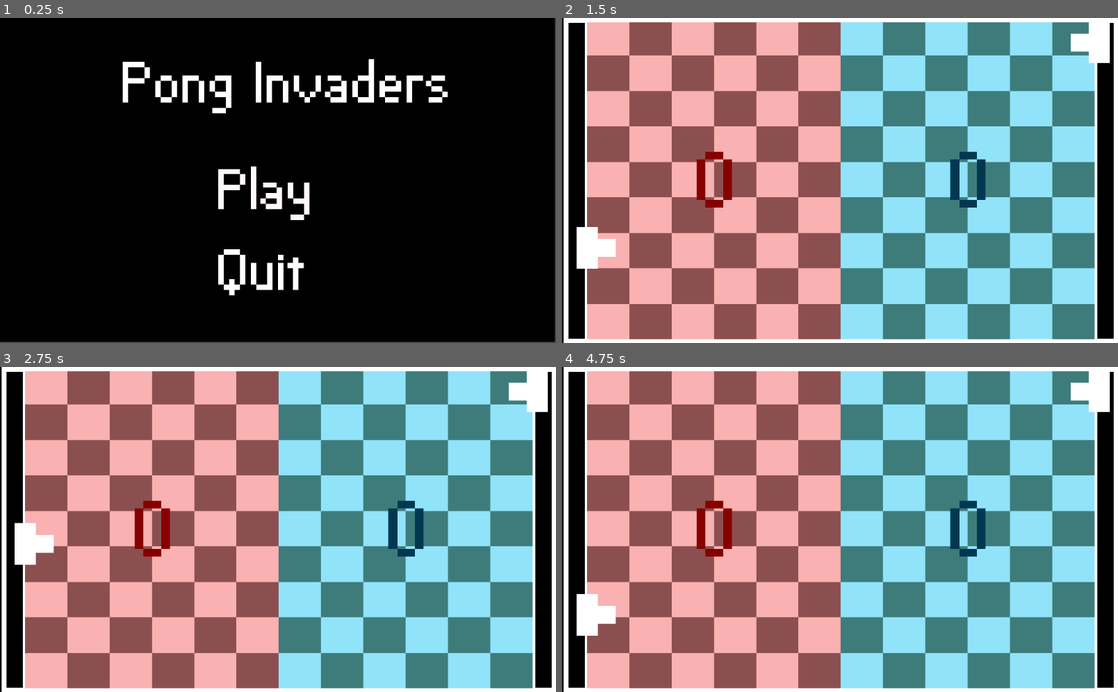
Above: before the commit, frames 1-4 (two rows, left to right).
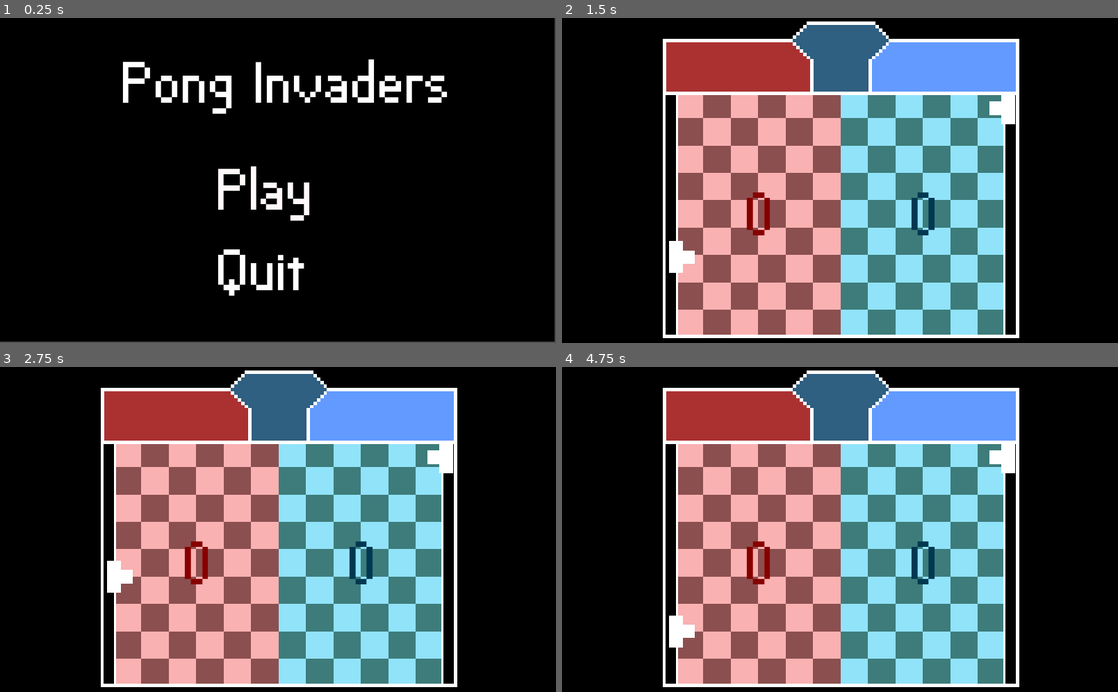
Above: after the commit, the same moments.

Repository: Raelr/dd-pong-invaders
Game: Godot game, scene res://scenes/Main.tscn
Same seed, same stepped clock (60 frames per second), same inputs: the game is played once before the commit and once after it.
Inputs (mouse positions are in pixels of both pictures, inside the frame that each line leads up to):
- Up to frame 1 (0.25 s): no input
- Up to frame 2 (1.5 s): tap Enter at 0.5 s; move the mouse to (828, 193) at 0.52 s; hold W 0.53-1.28 s; click (828, 193) at 0.6 s; move the mouse to (728, 196) at 1.27 s; hold S from 1.28 s (still down); tap E at 1.35 s
- Up to frame 3 (2.75 s): move the mouse to (333, 458) at 2.02 s; release S at 2.03 s; hold W from 2.03 s (still down); hold O from 2.03 s (still down)
- Up to frame 4 (4.75 s): move the mouse to (812, 594) at 2.77 s; release O at 2.78 s; tap F at 2.85 s; click (812, 594) at 2.92 s; move the mouse to (1006, 578) at 3.52 s; release W at 3.53 s; hold H 3.53-4.28 s; hold S from 3.53 s (still down); move the mouse to (673, 480) at 4.27 s; tap I at 4.35 s

The runs differ from the first frame. In frame 1, 1.4% of the frame differs, in the area x 0-100%, y 0-100%; in frame 2, 75%; in frame 3, 75%; in frame 4, 75%.

Commit message:
Got stun timer working and added new UI

Diff:
--- a/project.godot
+++ b/project.godot
@@ -19,6 +19,11 @@
 run/main_scene="res://scenes/Main.tscn"
 config/icon="res://icon.png"
 
+[display]
+
+window/stretch/mode="2d"
+window/stretch/aspect="keep"
+
 [input]
 
 fire={
--- a/scenes/Arena.tscn
+++ b/scenes/Arena.tscn
@@ -1,9 +1,10 @@
-[gd_scene load_steps=6 format=2]
+[gd_scene load_steps=7 format=2]
 
 [ext_resource path="res://scenes/TileHalf.tscn" type="PackedScene" id=1]
 [ext_resource path="res://sprites/ArenaOutline.png" type="Texture" id=2]
 [ext_resource path="res://scenes/ArenaManager.gd" type="Script" id=3]
 [ext_resource path="res://fonts/VPPixel-Simplified.otf" type="DynamicFontData" id=4]
+[ext_resource path="res://sprites/ScoreBoard.png" type="Texture" id=5]
 
 [sub_resource type="DynamicFont" id=1]
 size = 100
@@ -11,10 +12,6 @@
 
 [node name="Arena" type="Node2D"]
 script = ExtResource( 3 )
-
-[node name="ArenaOutline" type="Sprite" parent="."]
-scale = Vector2( 3.03, 3.055 )
-texture = ExtResource( 2 )
 
 [node name="TileHalfRight" parent="." instance=ExtResource( 1 )]
 position = Vector2( 143.451, 0 )
@@ -51,3 +48,12 @@
 __meta__ = {
 "_edit_use_anchors_": false
 }
+
+[node name="ArenaOutline" type="Sprite" parent="."]
+scale = Vector2( 3, 3 )
+texture = ExtResource( 2 )
+
+[node name="ScoreBoard" type="Sprite" parent="."]
+position = Vector2( 0.33181, -274.197 )
+scale = Vector2( 3, 3 )
+texture = ExtResource( 5 )
--- a/scenes/Main.tscn
+++ b/scenes/Main.tscn
@@ -12,6 +12,7 @@
 stun_interval = 5.0
 
 [node name="ColorRect" type="ColorRect" parent="."]
+margin_top = -136.0
 margin_right = 1022.0
 margin_bottom = 598.0
 mouse_filter = 2
@@ -32,8 +33,9 @@
 
 [node name="PlayerOne" parent="." instance=ExtResource( 2 )]
 visible = false
-position = Vector2( 238.875, 504.065 )
+position = Vector2( 238.875, 487.454 )
 is_player_one = true
+update = true
 playerMovementSpeed = 240
 
 [node name="PlayerTwo" parent="." instance=ExtResource( 2 )]
@@ -45,5 +47,5 @@
 
 [node name="Camera2D" type="Camera2D" parent="."]
 visible = false
-position = Vector2( 515.571, 296.694 )
-zoom = Vector2( 0.616, 0.733 )
+position = Vector2( 515.571, 236.963 )
+zoom = Vector2( 0.95, 0.95 )
--- a/scripts/Player.gd
+++ b/scripts/Player.gd
@@ -27,7 +27,7 @@
 
 func _process(delta):
 
-	if not is_paused:
+	if not is_paused and !Engine.editor_hint:
 		control_player(delta)
 
 	if update:
@@ -67,6 +67,7 @@
 	if (is_player_one and !isPlayerOneStunned):
 		catchUserShootInput()
 		if Input.is_key_pressed(KEY_W) and not Input.is_key_pressed(KEY_S):
+			print("AAAAA")
 			if (self.position.y > y_lower_boundary):
 				self.position.y -= (playerMovementSpeed * delta)
 		elif Input.is_key_pressed(KEY_S) and not Input.is_key_pressed(KEY_W):
Binary file added: sprites/HealthBar.png
Not shown, added: sprites/HealthBar.png.import
Binary file added: sprites/ScoreBoard.png
Not shown, added: sprites/ScoreBoard.png.import
